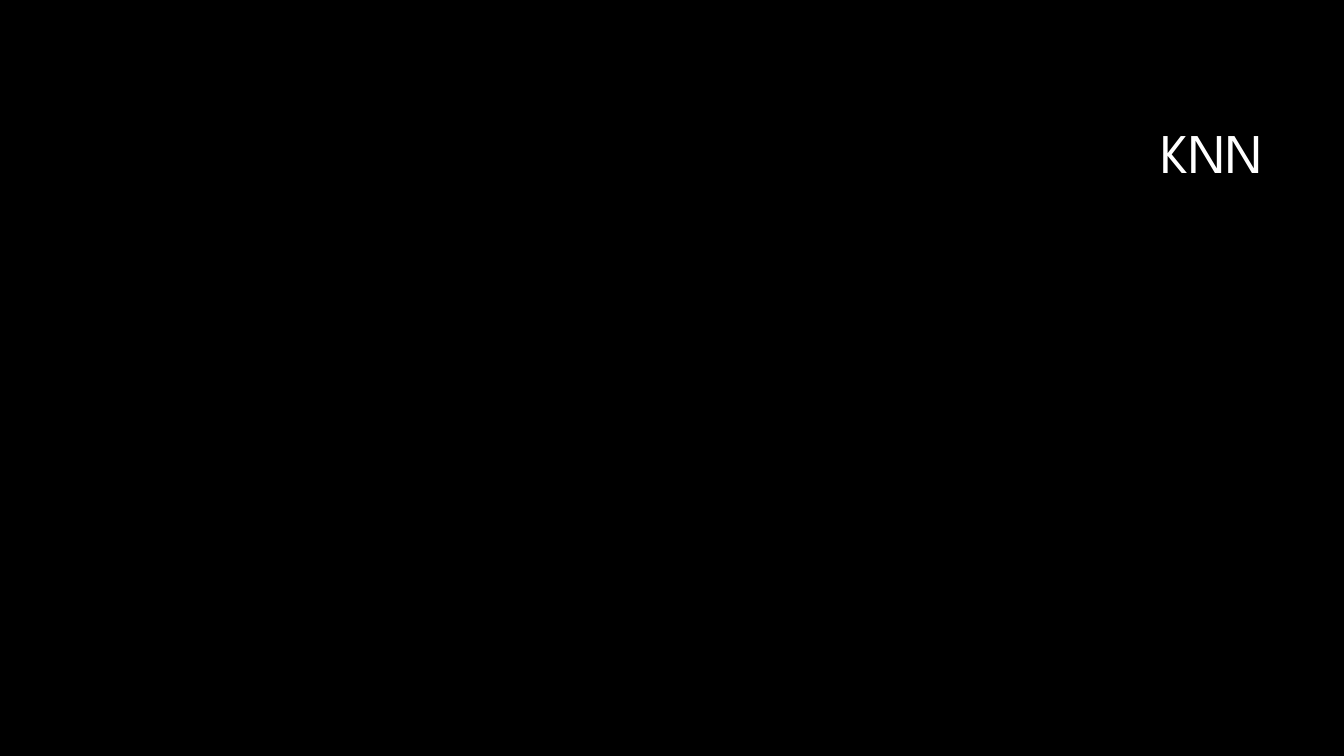
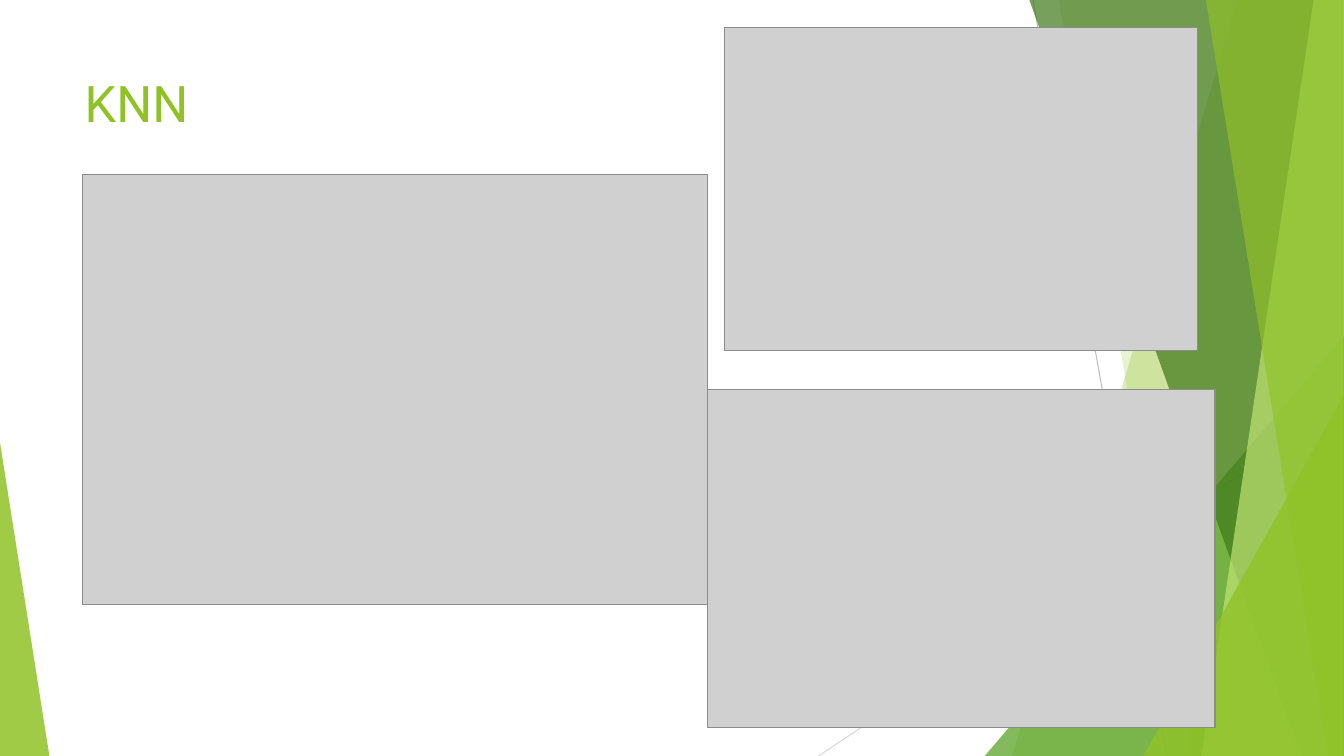
Before and after one commit to tedyyan/MUMMachineLearning, a slide deck: slide 3 of firstProject/GroupMLMaster.pptx. Drawn at 1344x756 pixels with LibreOffice and Linux fonts; fonts in the diff are those of the drawing; grey boxes stand for pictures; background and template pictures are left out. Boxes give left, top, right and bottom in pixels: in the first picture for what was removed or moved away, otherwise in the second. Text is boxed around its words. In the diff, an @@ line names an element or a change of style, - is before the commit and + after.

```diff
--- a/firstProject/GroupMLMaster.pptx
+++ b/firstProject/GroupMLMaster.pptx
@@ background #000000 to #FFFFFF @@
@@ picture added at bbox=[725, 28, 1198, 351] @@
@@ title "KNN": place and size @@
-title "KNN" at bbox=[1160, 136, 1263, 173]
+title "KNN" at bbox=[85, 86, 188, 122]
@@ title "KNN" at bbox=[85, 86, 188, 122]: size 40 to 36 pt, font League Spartan to Roboto, text colour #FFFFFF to #90C226; alignment right to left; line spacing 0.9 to 1; vertical alignment middle to top @@
@@ picture added at bbox=[83, 174, 707, 604] @@
@@ picture added at bbox=[708, 390, 1216, 728] @@
@@ group added at bbox=[0, 0, 1344, 756]: 5 freeform shapes, 3 triangles, 2 lines @@
```
Also in this commit, not shown: 2 other slides changed, 5 slides added, 7 slides removed, 3 other files.
